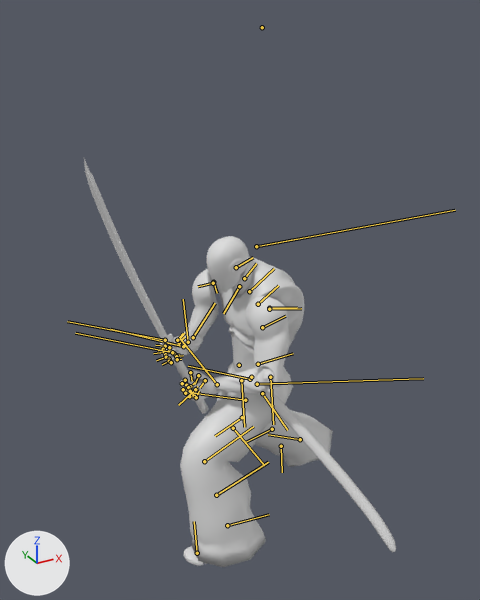
The FBX model Assets/ModelsNAnimators/Frank_katana_Slash/Animations/Frank_RPG_Katana_Stance2_to_1_UE4.fbx: old version first, new version second.
Before and after are seen from a camera (50 mm lens) standing at (-1.56, -2.47, 2.47) and looking at (-0.22, -0.03, 1.25). The lights are fixed; the arrows at lower left show +X, +Y and +Z. Both versions are drawn at frame 12 of the action 'Unreal Take'; the numbers are the values there. The bones that bend it are drawn over the model as lines.

The first picture shows 'Frank_RPG_Katana_UE4_Sk'.
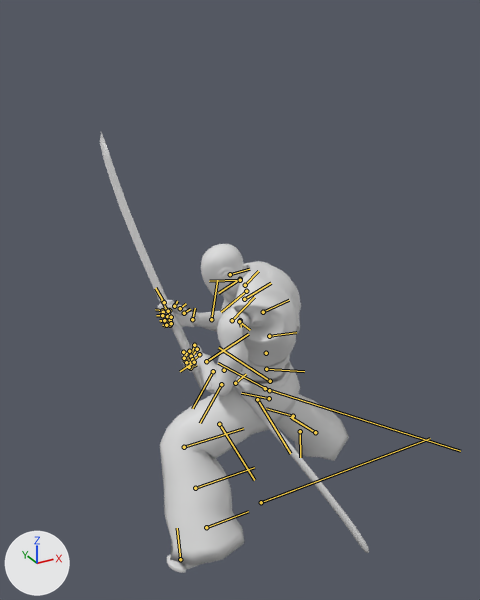
What differs and where, as boxes [x1, y1, x2, y2] in the pictures (480 x 600 px):
'Frank_RPG_Katana_UE4_Sk', posed (14% narrower, 18% shorter): before [84, 27, 396, 567]; after [100, 132, 369, 573]
bone 'pelvis', root to tip: before (257, 384) to (423, 378); after (265, 388) to (460, 451)
bone 'thigh_l', root to tip: before (262, 393) to (287, 430); after (257, 399) to (290, 453)
bone 'calf_l', root to tip: before (204, 461) to (253, 426); after (184, 447) to (243, 428)
bone 'foot_l', root to tip: before (227, 525) to (265, 515); after (206, 527) to (244, 513)
bone 'thigh_r', root to tip: before (250, 379) to (188, 366); after (270, 381) to (218, 347)
bone 'calf_r', root to tip: before (242, 417) to (215, 436); after (269, 398) to (241, 393)
bone 'foot_r', root to tip: before (300, 439) to (271, 435); after (315, 432) to (292, 418)
bone 'spine_01', root to tip: before (258, 364) to (293, 353); after (266, 369) to (304, 371)
bone 'upperarm_l', root to tip: before (269, 308) to (297, 307); after (240, 320) to (241, 327)
bone 'lowerarm_l', root to tip: before (270, 377) to (273, 424); after (221, 384) to (200, 423)
bone 'hand_l', root to tip: before (217, 384) to (209, 375); after (206, 361) to (215, 355)
bone 'upperarm_r', root to tip: before (213, 282) to (217, 293); after (240, 279) to (218, 293)
bone 'lowerarm_r', root to tip: before (193, 337) to (215, 303); after (232, 320) to (254, 297)
bone 'neck_01', root to tip: before (244, 278) to (256, 263); after (245, 285) to (258, 271)
bone 'head', root to tip: before (236, 267) to (253, 257); after (230, 274) to (249, 269)
bone 'Sword_Case', root to tip: before (251, 377) to (252, 377); after (235, 383) to (246, 374)
bone 'Center_Slash_FX', root to tip: before (262, 27) to (261, 27); after (266, 353) to (265, 352)
bone 'ik_hand_gun', root to tip: before (183, 346) to (110, 329); after (192, 319) to (195, 308)

The change in detail:
Object 'root' (bone_rig_object) moves from (-0.12, 0.0, 1.478) to (-0.073, 0.0, 0.0).
Bone 'pelvis' (bone_pelvis) moves from (-165.9, -0.4, 0.1) to (-21.9, 0.0, -0.2).
Bone 'pelvis' (bone_pelvis) turns from (-12, -4, 9) to (-51, 7, 3) degrees about its own x, y and z.
Bone 'thigh_l' (bone_thigh_l) moves from (0.4, 0.1, -0.1) to (0.4, 0.1, 0.0).
Bone 'thigh_l' (bone_thigh_l) turns from (14, -7, 48) to (-3, -30, 52) degrees about its own x, y and z.
Bone 'calf_l' (bone_calf_l) turns from (2, -1, -64) to (3, -1, -67) degrees about its own x, y and z.
Bone 'foot_l' (bone_foot_l) turns from (-20, -6, 6) to (1, 5, -10) degrees about its own x, y and z.
Bone 'thigh_r' (bone_thigh_r) moves from (0.0, 0.0, 0.2) to (-0.1, 0.0, 0.0).
Bone 'thigh_r' (bone_thigh_r) turns from (18, -29, -6) to (-2, -31, 18) degrees about its own x, y and z.
Bone 'calf_r' (bone_calf_r) turns from (2, -1, -56) to (2, -1, -45) degrees about its own x, y and z.
Bone 'foot_r' (bone_foot_r) turns from (14, 5, 27) to (9, 14, 14) degrees about its own x, y and z.
Bone 'spine_01' (bone_spine_01) moves from (0.0, 0.0, -0.3) to (-0.1, 0.0, 1.2).
Bone 'spine_01' (bone_spine_01) turns from (5, 4, -6) to (3, 2, -6) degrees about its own x, y and z.
Bone 'upperarm_l' (bone_upperarm_l) turns from (30, -3, -30) to (34, -9, -30) degrees about its own x, y and z.
Bone 'lowerarm_l' (bone_lowerarm_l) turns from (3, -9, -49) to (5, -11, -64) degrees about its own x, y and z.
Bone 'hand_l' (bone_hand_l) moves from (-0.3, 0.6, 0.3) to (-0.5, 0.5, 0.1).
Bone 'hand_l' (bone_hand_l) turns from (-45, -24, -39) to (-25, -39, -40) degrees about its own x, y and z.
Bone 'upperarm_r' (bone_upperarm_r) turns from (-4, 3, -40) to (-10, 5, -31) degrees about its own x, y and z.
Bone 'lowerarm_r' (bone_lowerarm_r) turns from (6, -11, -68) to (8, -12, -82) degrees about its own x, y and z.
Bone 'neck_01' (bone_neck_01) turns from (3, 9, 9) to (12, 14, 5) degrees about its own x, y and z.
Bone 'head' (bone_head) turns from (-13, -10, 7) to (-1, -3, 22) degrees about its own x, y and z.
Bone 'Sword_Case' (bone_sword_case) moves from (0.7, -2.0, 0.0) to (1.5, -3.6, 0.5).
Bone 'Sword_Case' (bone_sword_case) turns from (-2, 1, -11) to (21, -8, 11) degrees about its own x, y and z.
Bone 'Center_Slash_FX' (bone_center_slash_fx) moves from (-22.2, -15.6, 255.3) to (-1.3, 1.2, 113.5).
Bone 'Center_Slash_FX' (bone_center_slash_fx) turns from (4, -9, 11) to (-7, -3, 51) degrees about its own x, y and z.
Bone 'ik_hand_gun' (bone_ik_hand_gun) moves from (-64.3, -150.2, 22.3) to (5.8, -19.2, 32.2).
Bone 'ik_hand_gun' (bone_ik_hand_gun) turns from (-95, 82, -32) to (-102, 38, -42) degrees about its own x, y and z.
